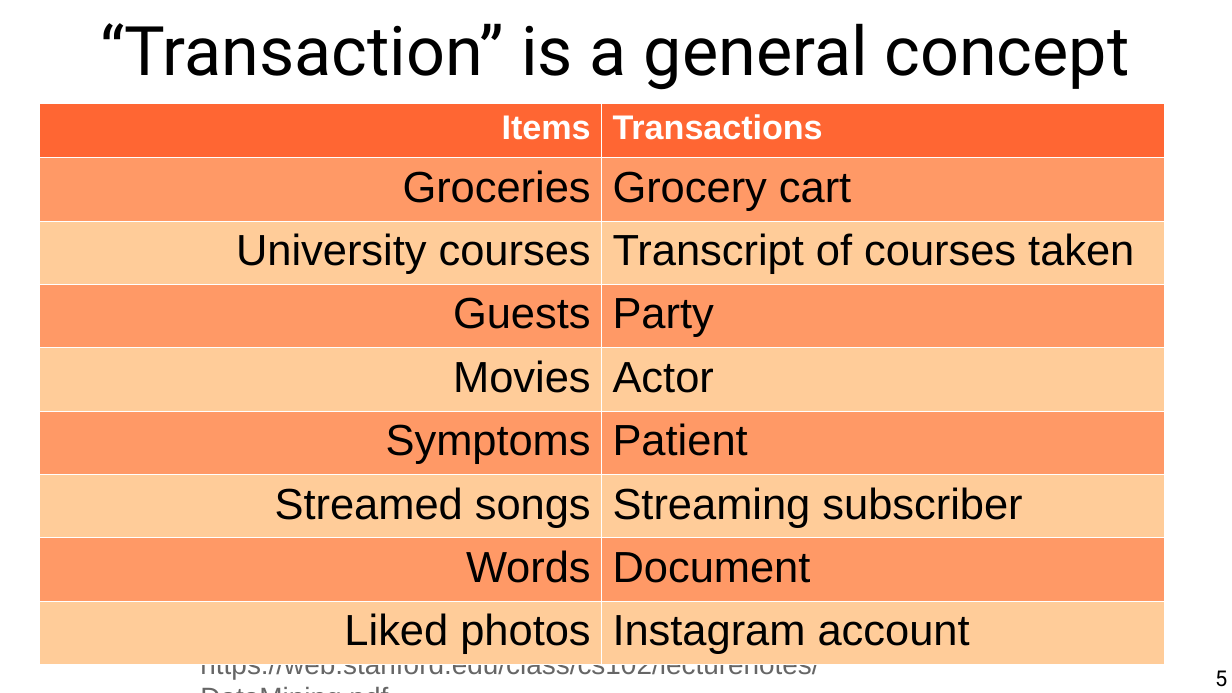
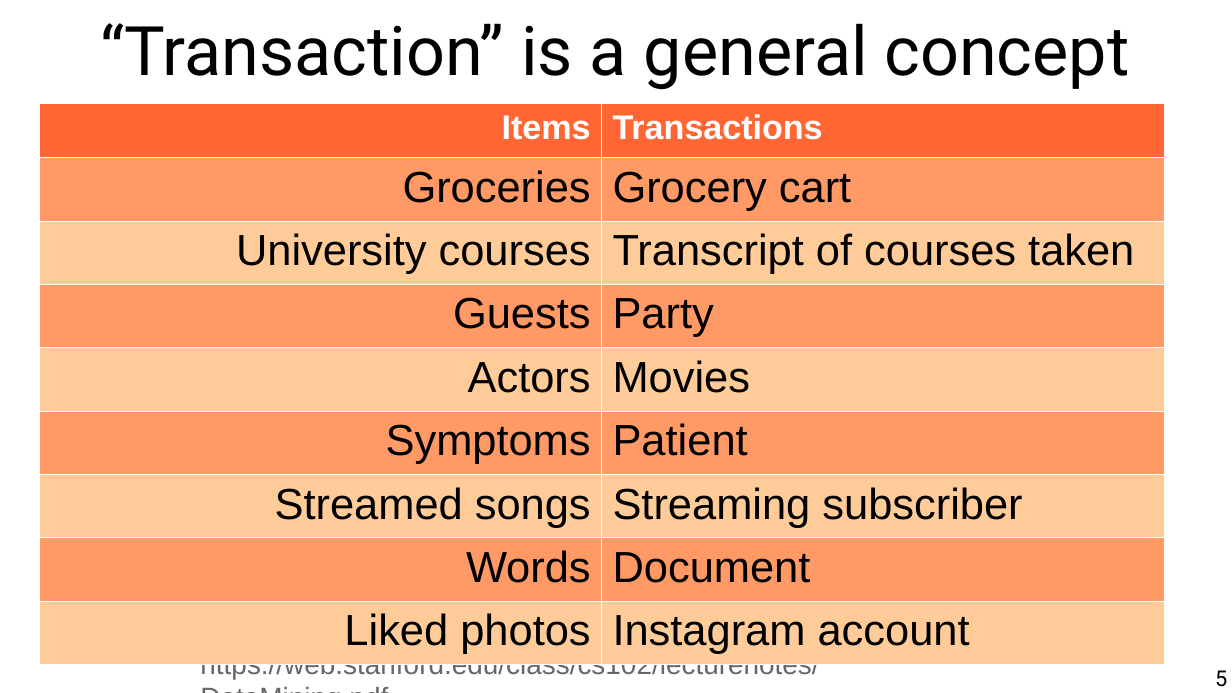
Before and after one commit to chatox/data-mining-course, a slide deck: slide 5 of theory/odp/tt11_itemsets.odp. Drawn at 1232x693 pixels with LibreOffice and Linux fonts; fonts in the diff are those of the drawing. Boxes give left, top, right and bottom in pixels: in the first picture for what was removed or moved away, otherwise in the second. Text is boxed around its words. In the diff, an @@ line names an element or a change of style, - is before the commit and + after.

```diff
--- a/theory/odp/tt11_itemsets.odp
+++ b/theory/odp/tt11_itemsets.odp
@@ table at [39, 103, 1165, 658] @@
-row 5, column 1: Movies
+row 5, column 1: Actors
-row 5, column 2: Actor
+row 5, column 2: Movies
```
Also in this commit, not shown: 1 other file.
